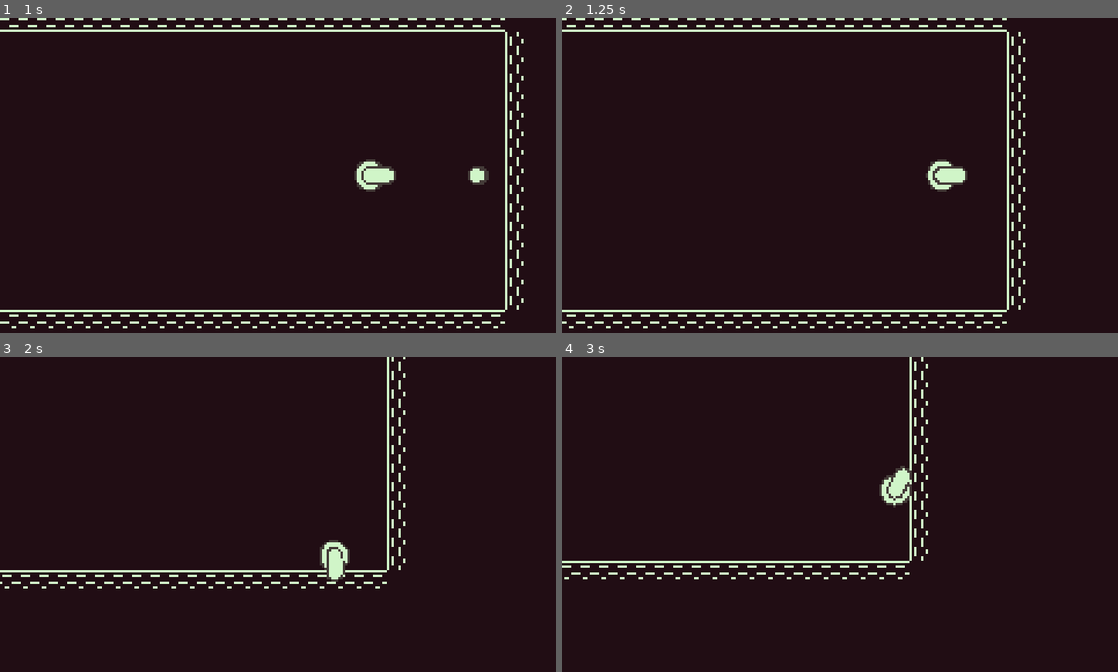
Above: before the commit, frames 1-4 (two rows, left to right).
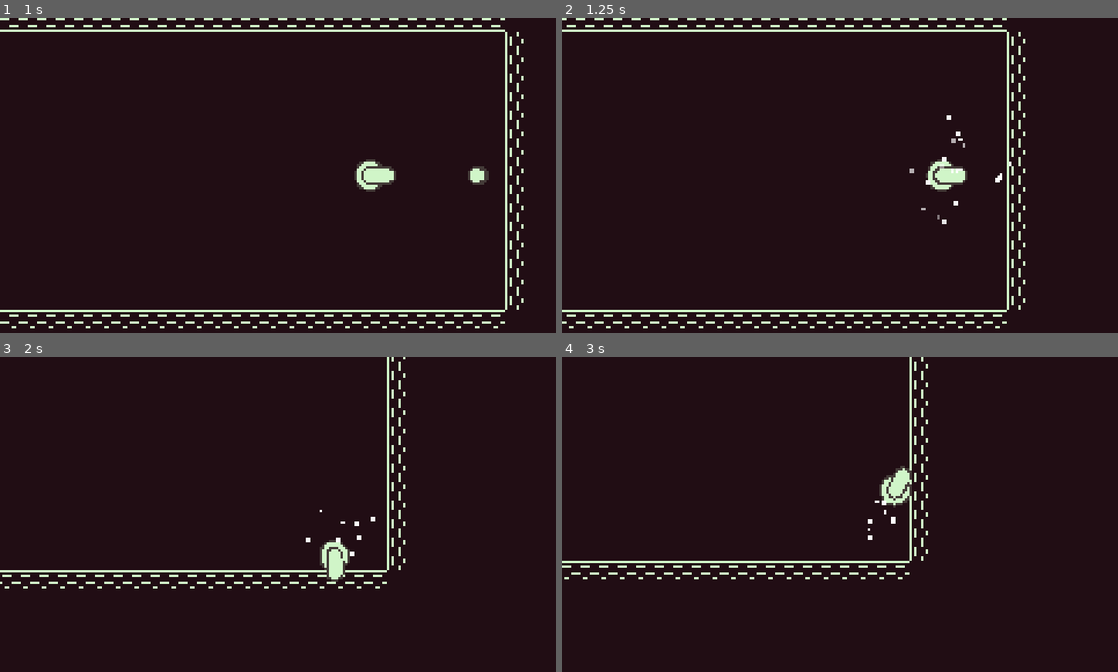
Above: after the commit, the same moments.

Repository: leafo/godot-game-1
Game: Godot game, scene res://Main.tscn
Two runs of this game, one before a commit and one after it. Both use one fixed random seed, a clock stepped at 60 frames per second and the inputs below.
Inputs:
- Up to frame 1 (1 s): tap Enter (ui_accept) at 0.5, 0.6, 0.77 s; hold Right (ui_right) from 0.53 s (still down)
- Up to frame 2 (1.25 s): keep holding Right (ui_right); tap Enter (ui_accept) at 1.07 s
- Up to frame 3 (2 s): release Right (ui_right) at 1.28 s; hold Down (ui_down) from 1.28 s (still down); tap Enter (ui_accept) at 1.35, 1.52, 1.82 s
- Up to frame 4 (3 s): release Down (ui_down) at 2.03 s; hold Right (ui_right) 2.03-2.78 s; tap Enter (ui_accept) at 2.1, 2.85 s; hold Up (ui_up) from 2.78 s (still down)

Frame 1 is identical in both runs. In frame 2, 0.2% of the frame differs, in the area x 62-81%, y 30-66%; in frame 3, less than 0.1%; in frame 4, less than 0.1%.

Commit message:
add hit animation when bullet collides with wall

Diff:
--- a/Bullet.gd
+++ b/Bullet.gd
@@ -4,9 +4,16 @@
 var direction = Vector2()
 var velocity_adjust = Vector2()
 
+var HitAnimation = preload("res://HitAnimation.tscn")
+
 func _physics_process(delta):
 	if direction.length_squared() > 0:
 		var c = move_and_collide((speed * direction + velocity_adjust) * delta)
 		if c:
-
+			var hit = HitAnimation.instance()
+			get_parent().add_child(hit)
+			hit.emitting = true
+			hit.position = c.position
+			hit.rotation = c.normal.angle()
+			hit.speed_scale = 2
 			queue_free()
--- a/Bullet.tscn
+++ b/Bullet.tscn
@@ -8,7 +8,7 @@
 custom_solver_bias = 0.0
 extents = Vector2( 2, 2 )
 
-[node name="Bullet" type="KinematicBody2D"]
+[node name="Bullet" type="KinematicBody2D" index="0"]
 
 position = Vector2( 0.0944672, 0 )
 input_pickable = false
--- /dev/null
+++ b/HitAnimation.gd
@@ -0,0 +1,4 @@
+extends Particles2D
+
+func _on_Timer_timeout():
+	queue_free()
--- a/HitAnimation.tscn
+++ b/HitAnimation.tscn
@@ -1,25 +1,38 @@
-[gd_scene load_steps=2 format=2]
+[gd_scene load_steps=5 format=2]
 
-[sub_resource type="ParticlesMaterial" id=1]
+[ext_resource path="res://HitAnimation.gd" type="Script" id=1]
+
+[sub_resource type="Gradient" id=2]
+
+offsets = PoolRealArray( 0, 0.715415, 1 )
+colors = PoolColorArray( 1, 1, 1, 1, 1, 1, 1, 0.952569, 1, 1, 1, 0 )
+
+[sub_resource type="GradientTexture" id=3]
+
+flags = 4
+gradient = SubResource( 2 )
+width = 2048
+
+[sub_resource type="ParticlesMaterial" id=4]
 
 render_priority = 0
 trail_divisor = 1
 emission_shape = 1
-emission_sphere_radius = 2.0
+emission_sphere_radius = 3.0
 flag_align_y = false
 flag_rotate_y = false
 flag_disable_z = true
 spread = 45.0
 flatness = 0.0
-gravity = Vector3( 0, 98, 0 )
-initial_velocity = 1.0
-initial_velocity_random = 0.0
+gravity = Vector3( 0, 0, 0 )
+initial_velocity = 111.11
+initial_velocity_random = 0.35
 angular_velocity = 0.0
 angular_velocity_random = 0.0
 orbit_velocity = 0.0
 orbit_velocity_random = 0.0
-linear_accel = 0.0
-linear_accel_random = 0.0
+linear_accel = -66.67
+linear_accel_random = 0.04
 radial_accel = 0.0
 radial_accel_random = 0.0
 tangential_accel = 0.0
@@ -28,9 +41,9 @@
 damping_random = 0.0
 angle = 0.0
 angle_random = 0.0
-scale = 1.0
-scale_random = 0.0
-color = Color( 1, 1, 1, 1 )
+scale = 2.0
+scale_random = 0.41
+color_ramp = SubResource( 3 )
 hue_variation = 0.0
 hue_variation_random = 0.0
 anim_speed = 0.0
@@ -38,26 +51,36 @@
 anim_offset = 0.0
 anim_offset_random = 0.0
 anim_loop = false
-_sections_unfolded = [ "Emission Shape" ]
+_sections_unfolded = [ "Angle", "Color", "Emission Shape", "Initial Velocity", "Linear Accel", "Orbit Velocity", "Scale", "Spread" ]
 
-[node name="Particles2D" type="Particles2D" index="0"]
+[node name="Particles2D" type="Particles2D"]
 
 emitting = true
 amount = 8
-lifetime = 1.0
-one_shot = false
+lifetime = 0.5
+one_shot = true
 preprocess = 0.0
 speed_scale = 1.0
-explosiveness = 0.0
+explosiveness = 0.65
 randomness = 0.0
 fixed_fps = 0
 fract_delta = true
 visibility_rect = Rect2( -100, -100, 200, 200 )
 local_coords = false
 draw_order = 0
-process_material = SubResource( 1 )
+process_material = SubResource( 4 )
 texture = null
 normal_map = null
 h_frames = 1
 v_frames = 1
-_sections_unfolded = [ "Drawing", "Process Material", "Textures", "Time" ]
+script = ExtResource( 1 )
+_sections_unfolded = [ "Drawing", "Process Material", "Textures", "Time", "Transform", "Z Index" ]
+
+[node name="Timer" type="Timer" parent="." index="0"]
+
+process_mode = 1
+wait_time = 2.0
+one_shot = true
+autostart = true
+
+[connection signal="timeout" from="Timer" to="." method="_on_Timer_timeout"]
--- a/Player.gd
+++ b/Player.gd
@@ -35,7 +35,6 @@
 	b.velocity_adjust = last_velocity
 	get_parent().add_child(b)
 	$ShootTimer.start()
-	print(get_floor_velocity())
 	$AnimationPlayer.play("Recoil")
 
 func deadzone_normalize(input, min_len=0.2, max_len=0.95):
--- a/Player.tscn
+++ b/Player.tscn
@@ -28,7 +28,7 @@
 "values": [ Vector2( 0, 0 ), Vector2( -3, 0 ), Vector2( 0, 0 ) ]
 }
 
-[node name="Player" type="KinematicBody2D" index="0"]
+[node name="Player" type="KinematicBody2D"]
 
 position = Vector2( 120, 70 )
 input_pickable = false
